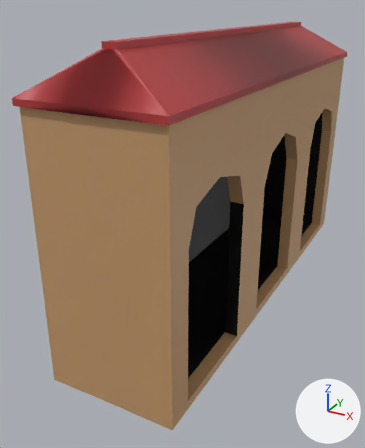
A saved change to the FBX model Sombras del Pasado/Assets/Models/Levels/Obj_Lv2/Vault1.fbx.
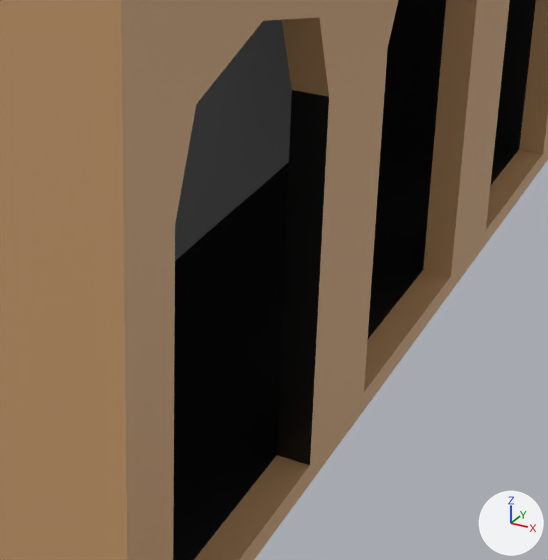
Old and new are each drawn whole from a 50 mm lens placed at (20.3, -47.0, 29.6), pointed at (-3.1, -4.4, 8.3) and again close up on the part from 35% to 88% of the width and 38% to 82% of the height. Arrows for +X, +Y and +Z are at lower right; the lights stay in place. Where no turn or scale is listed for an object, it has been applied to the vertices.

In view in the first close-up: 'Arco1'.
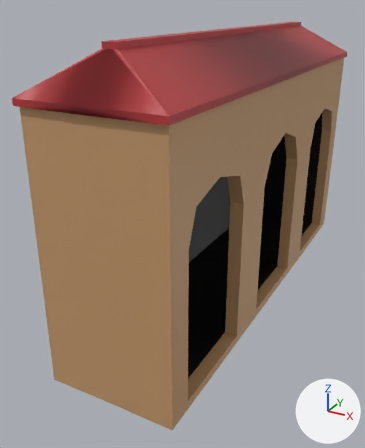
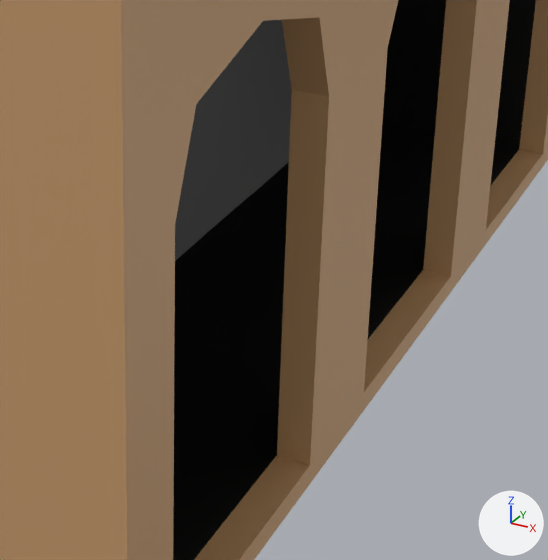
Patch to the scene script:
```diff
--- a/Sombras del Pasado/Assets/Models/Levels/Obj_Lv2/Vault1.fbx.py
+++ b/Sombras del Pasado/Assets/Models/Levels/Obj_Lv2/Vault1.fbx.py
@@ me_cube_001 @@
 me_cube_001.from_pydata(...)  # 186 vertices, 186 faces; spans x -6.0..6.0, y -22.5..22.5, z -23.7..3.6
 # used by ob_arco1; location = (0.0, 0.0, 23.68)
+# me_cube_001 part 1: the 1 face centred in x 5.2, y -10.0, z -16.2 switches from mat_negro (black #000000) to mat_arco (orange #c59a6c)
 me_cube_001.materials.append(mat_arco)
```

Changed parts and their boxes [x1, y1, x2, y2] in the close-ups (548 x 560 px):
part 1 of me_cube_001, recoloured: [277, 90, 329, 465] in both
